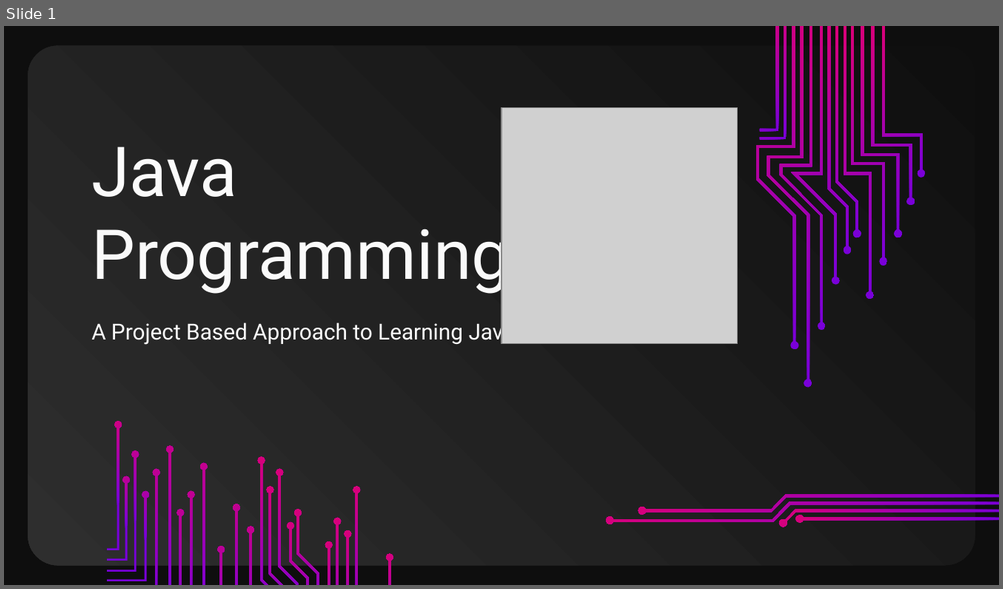
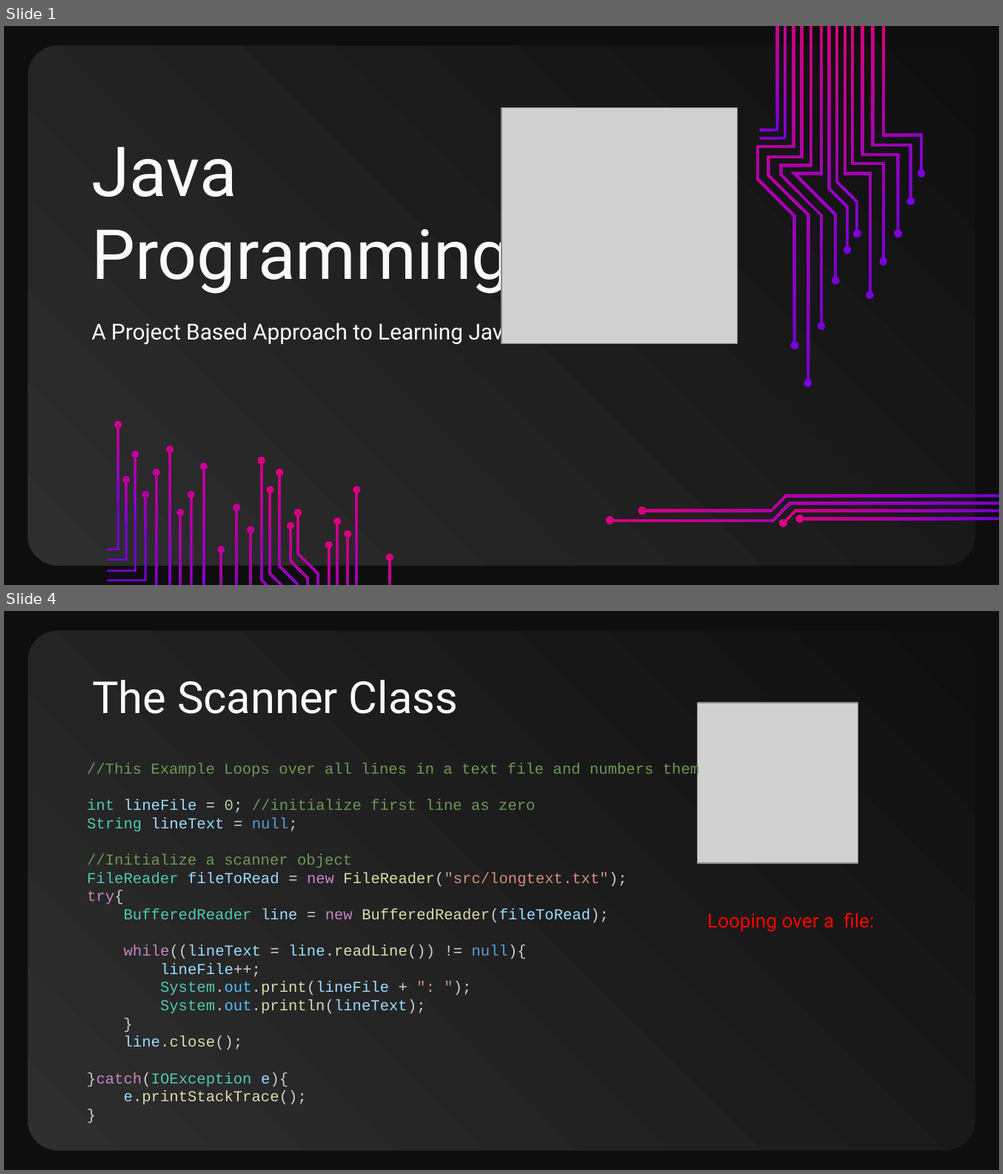
Before and after one commit to CompSci-120-LHHS/cs120mainclass, a slide deck: 001_Course_Lectures/02_UNIT1_Input.pptx. Shown one above the other, each under a label of ours: slide 1 before the commit, slides 1 and 4 after it; the slides between them are not shown. The pictures are 1003x589 and 1003x1174 pixels, drawn with LibreOffice and Linux fonts; fonts in the diff are those of the drawing; grey boxes stand for pictures. Boxes give left, top, right and bottom in pixels: in the first picture for what was removed or moved away, otherwise in the second. Text is boxed around its words. In the diff, an @@ line names an element or a change of style, - is before the commit and + after.

```diff
--- a/001_Course_Lectures/02_UNIT1_Input.pptx
+++ b/001_Course_Lectures/02_UNIT1_Input.pptx
@@ slide 4 added at [4, 611, 999, 1170], background #0E0E0E; not listed: 1 template element that a slide beside it also shows @@
@@ title added at [92, 680, 458, 714], 32 pt, text #FAFAFA @@
+The Scanner Class
@@ picture added at [697, 703, 857, 863] @@
@@ text added at [87, 763, 699, 1105], 11 pt, text #6A9955 @@
+//This Example Loops over all lines in a text file and numbers them
+int lineFile = 0; //initialize first line as zero
+String lineText = null;
+//Initialize a scanner object
+FileReader fileToRead = new FileReader("src/longtext.txt");
+try{
+BufferedReader line = new BufferedReader(fileToRead);
+while((lineText = line.readLine()) != null){
+lineFile++;
+System.out.print(lineFile + ": ");
+System.out.println(lineText);
+}
+line.close();
+}catch(IOException e){
+e.printStackTrace();
+}
@@ text added at [707, 913, 874, 932], 14 pt, text #FF0000 @@
+Looping over a file:
```
Also in this commit, not shown: 2 other slides added, 15 slides removed, 20 other files.
